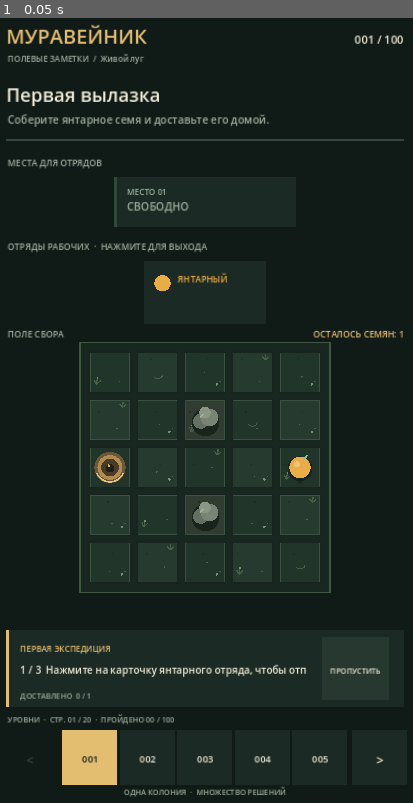
Above: before the commit, frame 1.
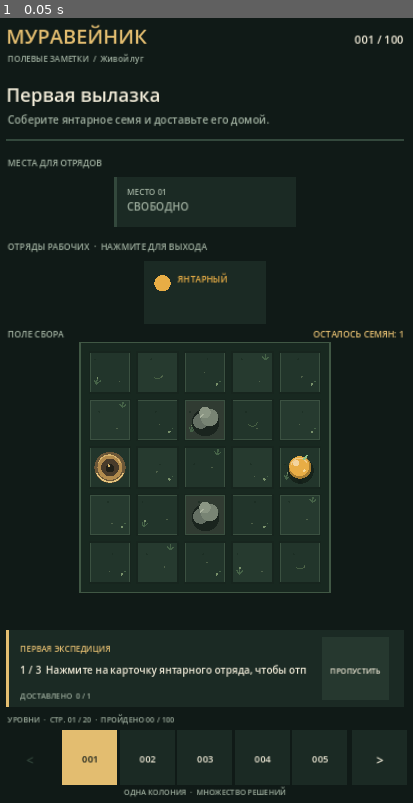
Above: after the commit, the same moment.

Repository: MaiklLX/Game-ANTS
Game: Godot game, scene res://scenes/main.tscn
Two runs of this game, one before a commit and one after it. Both use one fixed random seed, a clock stepped at 60 frames per second and the inputs below.
Inputs:
- Up to frame 1 (0.05 s): no input

The runs differ from the first frame. In frame 1, less than 0.1% of the frame differs, in the area x 23-76%, y 55-59%.
Error in both runs: Invalid access to property or key 'несут' on a base object of type 'Dictionary'. (res://scripts/ui/game_screen.gd:280)

Commit message:
feat(visual): add dimensional highlights to ants, seeds and nest

Diff:
--- a/scripts/ui/game_screen.gd
+++ b/scripts/ui/game_screen.gd
@@ -663,9 +663,14 @@
 func _draw_ant(center: Vector2, tint: Color, scale: float = 1.0) -> void:
 	# Three-part silhouette; the squad is animated as a short, readable formation.
 	var body_scale := Vector2.ONE * scale
+	draw_circle(center + Vector2(1, 7) * body_scale, 12.0 * scale, Color("#101812", 0.72))
 	draw_circle(center + Vector2(-7, 0) * body_scale, 5.5 * scale, Color("#251d16"))
 	draw_circle(center + Vector2(1, 0) * body_scale, 7.0 * scale, tint)
 	draw_circle(center + Vector2(10, -1) * body_scale, 4.5 * scale, Color("#251d16"))
+	draw_arc(center + Vector2(1, 0) * body_scale, 5.5 * scale, PI * 1.08, PI * 1.82, 12, tint.lightened(0.3), 1.5 * scale)
+	draw_circle(center + Vector2(11, -2) * body_scale, 1.1 * scale, Color("#fff1c9"))
+	draw_line(center + Vector2(12, -4) * body_scale, center + Vector2(16, -9) * body_scale, Color("#251d16"), 1.4 * scale)
+	draw_line(center + Vector2(12, 1) * body_scale, center + Vector2(18, 0) * body_scale, Color("#251d16"), 1.4 * scale)
 	draw_line(center + Vector2(-2, -4) * body_scale, center + Vector2(-7, -10) * body_scale, Color("#251d16"), 2.0 * scale)
 	draw_line(center + Vector2(-2, 4) * body_scale, center + Vector2(-7, 10) * body_scale, Color("#251d16"), 2.0 * scale)
 	draw_line(center + Vector2(4, -4) * body_scale, center + Vector2(7, -10) * body_scale, Color("#251d16"), 2.0 * scale)
@@ -818,6 +823,7 @@
 	draw_circle(center, 25.0, Color("#6c5738"))
 	draw_circle(center, 20.0, Color("#b28a4d"))
 	draw_circle(center, 14.0, Color("#493b2b"))
+	draw_arc(center + Vector2(-1, -2), 18.0, PI * 1.08, PI * 1.9, 20, Color("#d6b36d"), 2.0)
 	draw_arc(center, 23.0, PI * 0.12, PI * 0.88, 24, Color("#e2c27c"), 2.5)
 	draw_circle(center + Vector2(0, 1), 7.0, Color("#211f18"))
 	draw_circle(center + Vector2(-2, -3), 2.0, Color("#d9b76e"))
@@ -826,9 +832,12 @@
 func _draw_resource(center: Vector2, color_name: String) -> void:
 	# Distinct seed body plus a small leaf; color is reinforced by shape labels.
 	var tint := _color_for(color_name)
-	draw_circle(center + Vector2(0, 2), 20.0, Color("#17231c"))
-	draw_circle(center, 17.0, tint)
-	draw_circle(center + Vector2(-5, -5), 5.0, Color(1.0, 1.0, 1.0, 0.28))
+	draw_circle(center + Vector2(1, 5), 21.0, Color("#111c15", 0.72))
+	draw_circle(center, 18.0, tint.darkened(0.28))
+	draw_circle(center + Vector2(-1, -2), 16.0, tint)
+	draw_arc(center + Vector2(-1, -2), 13.0, PI * 1.05, PI * 1.85, 18, tint.lightened(0.34), 2.0)
+	draw_circle(center + Vector2(-6, -7), 5.0, Color(1.0, 1.0, 1.0, 0.48))
+	draw_circle(center + Vector2(7, 5), 2.0, Color("#fff1c9", 0.62))
 	draw_line(center + Vector2(5, -12), center + Vector2(12, -20), Color("#8fc28a"), 3.0)
 	draw_string(ThemeDB.fallback_font, center + Vector2(-17, 26), _symbol_for(color_name), HORIZONTAL_ALIGNMENT_CENTER, 34, ResponsiveLayoutScript.font_size(11, _ui_scale), COLOR_BG)
 
